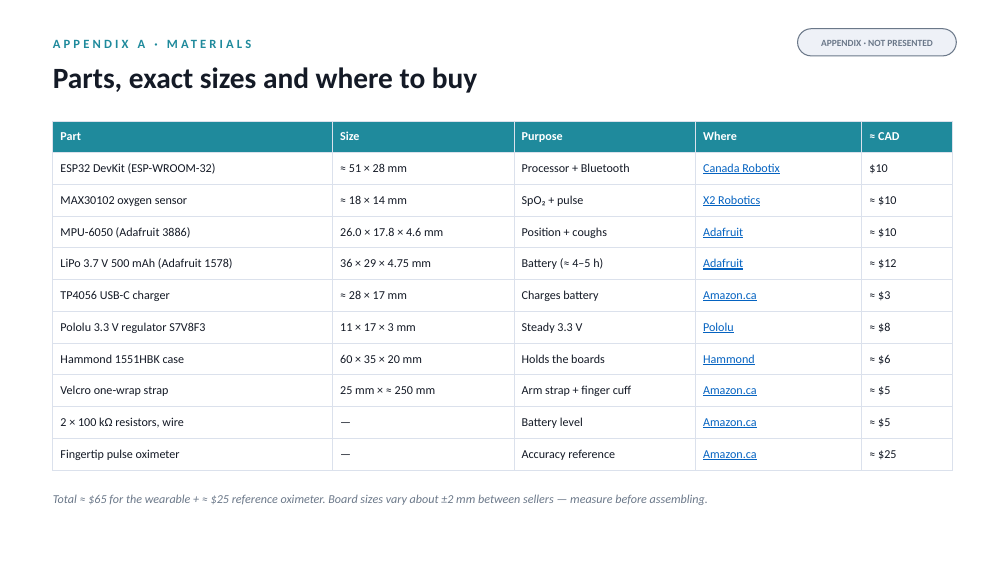
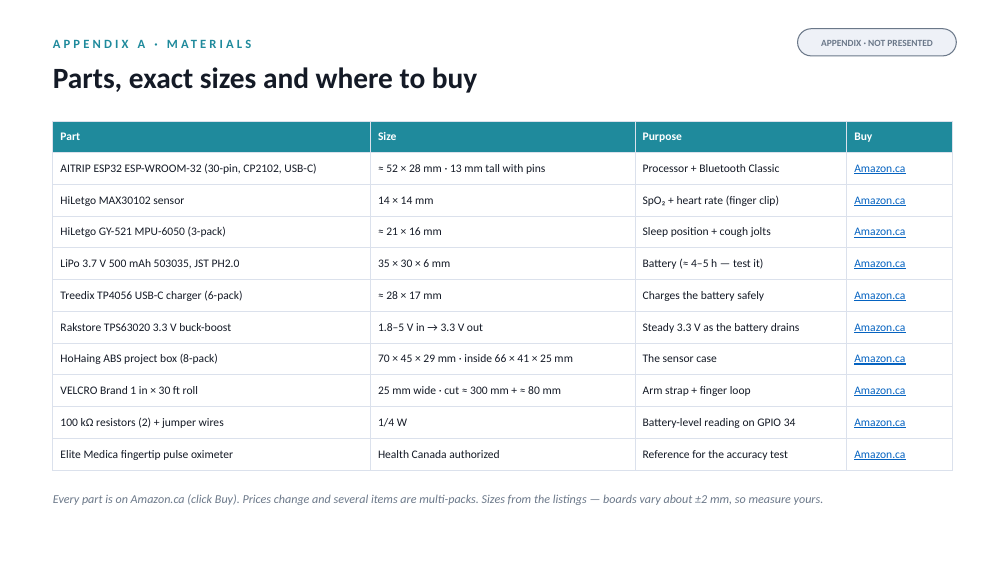
Before and after one commit to gabrielamamanestudent-wq/teetomivV2, a slide deck: slide 15 of science-fair/night-signal/Night_Signal_Presentation.pptx. Drawn at 1008x567 pixels with LibreOffice and Linux fonts; fonts in the diff are those of the drawing. Boxes give left, top, right and bottom in pixels: in the first picture for what was removed or moved away, otherwise in the second. Text is boxed around its words. In the diff, an @@ line names an element or a change of style, - is before the commit and + after.

```diff
--- a/science-fair/night-signal/Night_Signal_Presentation.pptx
+++ b/science-fair/night-signal/Night_Signal_Presentation.pptx
@@ table at (53, 121, 953, 464) @@
-column 1: Part | ESP32 DevKit (ESP-WROOM-32) | MAX30102 oxygen sensor | MPU-6050 (Adafruit 3886) | LiPo 3.7 V 500 mAh (Adafruit 1578) | TP4056 USB-C charger | Pololu 3.3 V regulator S7V8F3 | Hammond 1551HBK case | Velcro one-wrap strap | 2 × 100 kΩ resistors, wire | Fingertip pulse oximeter
-column 2: Size | ≈ 51 × 28 mm | ≈ 18 × 14 mm | 26.0 × 17.8 × 4.6 mm | 36 × 29 × 4.75 mm | ≈ 28 × 17 mm | 11 × 17 × 3 mm | 60 × 35 × 20 mm | 25 mm × ≈ 250 mm | — | —
-column 3: Purpose | Processor + Bluetooth | SpO₂ + pulse | Position + coughs | Battery (≈ 4–5 h) | Charges battery | Steady 3.3 V | Holds the boards | Arm strap + finger cuff | Battery level | Accuracy reference
-column 4: Where | Canada Robotix | X2 Robotics | Adafruit | Adafruit | Amazon.ca | Pololu | Hammond | Amazon.ca | Amazon.ca | Amazon.ca
-column 5: ≈ CAD | $10 | ≈ $10 | ≈ $10 | ≈ $12 | ≈ $3 | ≈ $8 | ≈ $6 | ≈ $5 | ≈ $5 | ≈ $25
+column 1: Part | AITRIP ESP32 ESP-WROOM-32 (30-pin, CP2102, USB-C) | HiLetgo MAX30102 sensor | HiLetgo GY-521 MPU-6050 (3-pack) | LiPo 3.7 V 500 mAh 503035, JST PH2.0 | Treedix TP4056 USB-C charger (6-pack) | Rakstore TPS63020 3.3 V buck-boost | HoHaing ABS project box (8-pack) | VELCRO Brand 1 in × 30 ft roll | 100 kΩ resistors (2) + jumper wires | Elite Medica fingertip pulse oximeter
+column 2: Size | ≈ 52 × 28 mm · 13 mm tall with pins | 14 × 14 mm | ≈ 21 × 16 mm | 35 × 30 × 6 mm | ≈ 28 × 17 mm | 1.8–5 V in → 3.3 V out | 70 × 45 × 29 mm · inside 66 × 41 × 25 mm | 25 mm wide · cut ≈ 300 mm + ≈ 80 mm | 1/4 W | Health Canada authorized
+column 3: Purpose | Processor + Bluetooth Classic | SpO₂ + heart rate (finger clip) | Sleep position + cough jolts | Battery (≈ 4–5 h — test it) | Charges the battery safely | Steady 3.3 V as the battery drains | The sensor case | Arm strap + finger loop | Battery-level reading on GPIO 34 | Reference for the accuracy test
+column 4: Buy | Amazon.ca | Amazon.ca | Amazon.ca | Amazon.ca | Amazon.ca | Amazon.ca | Amazon.ca | Amazon.ca | Amazon.ca | Amazon.ca
@@ text at (53, 494, 824, 505): text changed @@
-Total ≈ $65 for the wearable + ≈ $25 reference oximeter. Board sizes vary about ±2 mm between sellers — measure before assembling.
+Every part is on Amazon.ca (click Buy). Prices change and several items are multi-packs. Sizes from the listings — boards vary about ±2 mm, so measure yours.
```
Also in this commit, not shown: 2 other slides changed, 11 other files.
